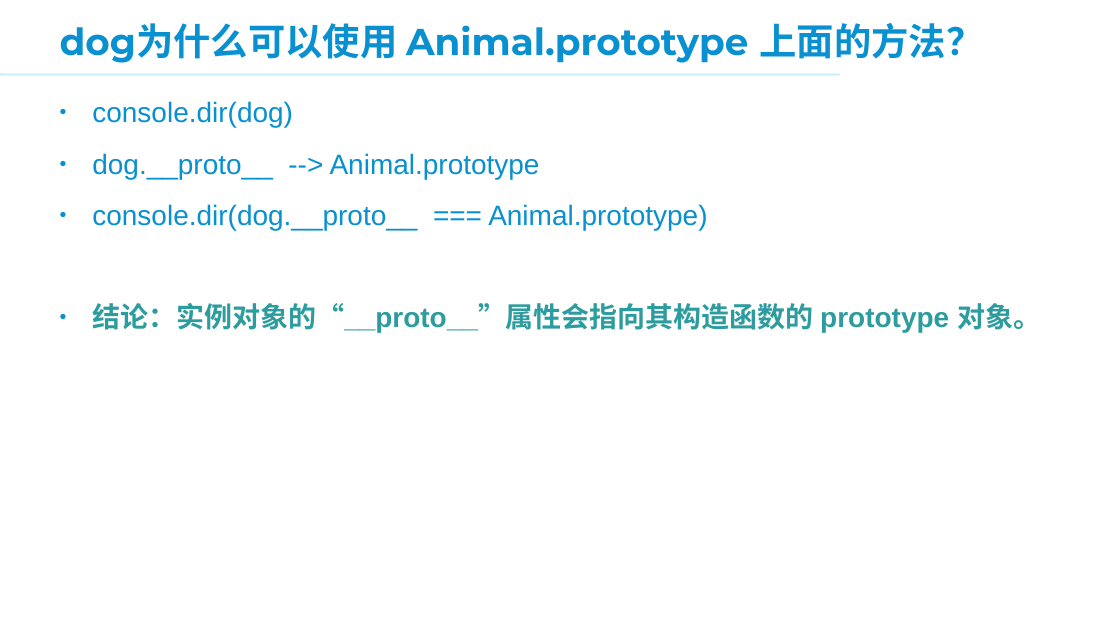
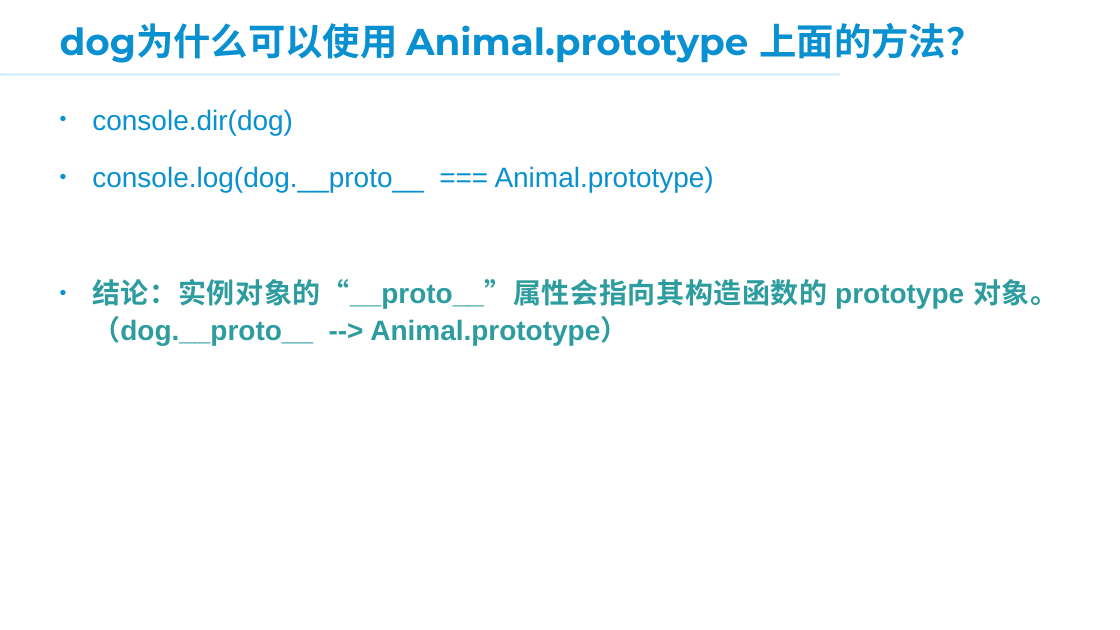
Before and after one commit to panxuepeng/javascript, a slide deck: slide 29 of ppt/3.JavaScript 高级部分.ppt. Drawn at 1120x630 pixels with LibreOffice and Linux fonts; fonts in the diff are those of the drawing; background and template pictures are left out. Boxes give left, top, right and bottom in pixels: in the first picture for what was removed or moved away, otherwise in the second. Text is boxed around its words. In the diff, an @@ line names an element or a change of style, - is before the commit and + after.

Commit message:
prototype

```diff
--- a/ppt/3.JavaScript 高级部分.ppt
+++ b/ppt/3.JavaScript 高级部分.ppt
@@ text at <box>92,109,293,135</box>: line spacing 0.9 to 1.1 @@
@@ text at <box>92,166,1058,346</box>: text changed; text colour #0890D0 to #2D9C9F; bold on @@
-• dog.__proto__ --> Animal.prototype
-• console.dir(dog.__proto__ === Animal.prototype)
-• 结论：实例对象的“__proto__”属性会指向其构造函数的 prototype 对象。
+• console.log(dog.__proto__ === Animal.prototype)
+• 结论：实例对象的“__proto__”属性会指向其构造函数的 prototype 对象。（dog.__proto__ --> Animal.prototype）
```
Also in this commit, not shown: 7 other slides changed, 2 slides added, 2 slides removed, 5 other files.
